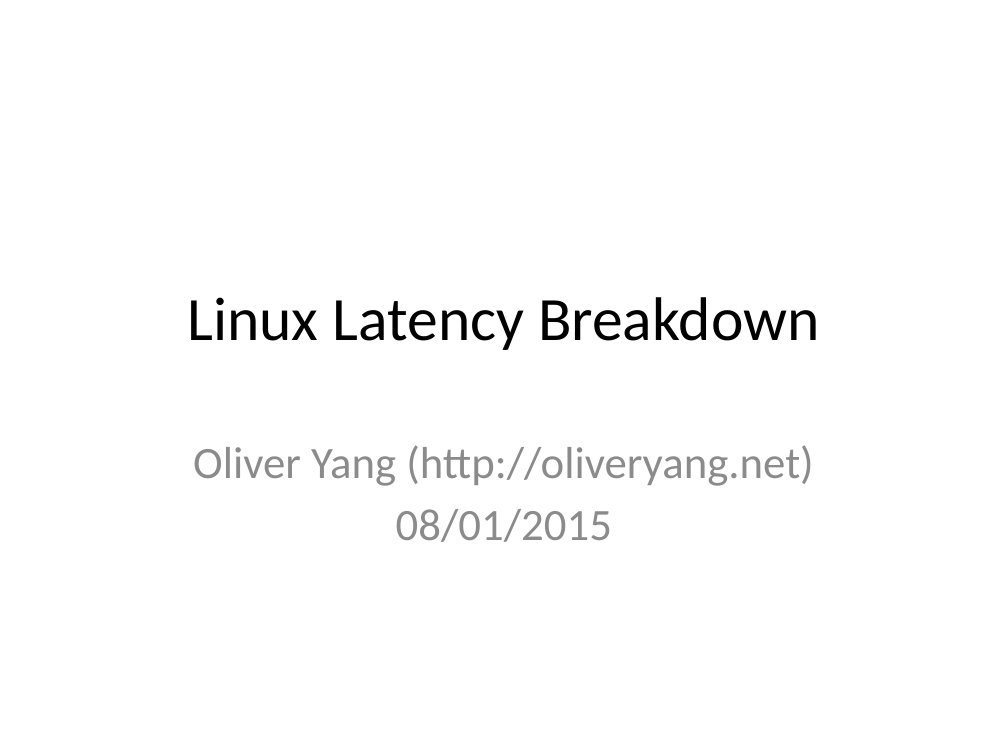
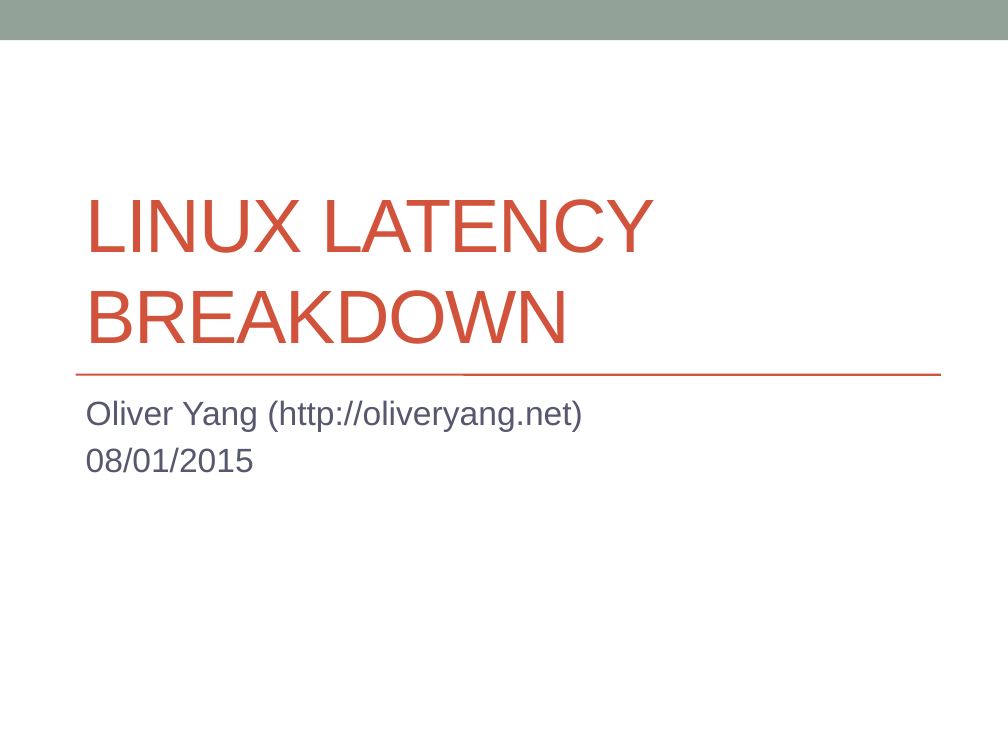
Before and after one commit to yangoliver/mydoc, a slide deck: slide 1 of slides/2016/linux_latency_breakdown.pptx. Drawn at 1008x756 pixels with LibreOffice and Linux fonts; fonts in the diff are those of the drawing. Boxes give left, top, right and bottom in pixels: in the first picture for what was removed or moved away, otherwise in the second. Text is boxed around its words. In the diff, an @@ line names an element or a change of style, - is before the commit and + after.

```diff
--- a/slides/2016/linux_latency_breakdown.pptx
+++ b/slides/2016/linux_latency_breakdown.pptx
@@ rectangle added at bbox=[0, 0, 1008, 40], fill #93A299 @@
@@ title "LINUX LATENCY BREAKDOWN" at bbox=[86, 199, 656, 344]: vertical alignment middle to bottom @@
@@ title at bbox=[86, 199, 656, 344]: text changed; size 44 to 54 pt; font Calibri to Arial; text colour #000000 to #D2533C @@
-Linux Latency Breakdown
+LINUX LATENCY BREAKDOWN
@@ subtitle "Oliver Yang (http://oliveryang.net)": place and size @@
-subtitle "Oliver Yang (http://oliveryang.net)" at bbox=[193, 445, 814, 542]
+subtitle "Oliver Yang (http://oliveryang.net)" at bbox=[86, 400, 582, 473]
@@ subtitle "Oliver Yang (http://oliveryang.net)" at bbox=[86, 400, 582, 473]: size 32 to 24 pt, font Calibri to Arial, text colour #8C8C8C to #57576E; alignment centre to left; less space between paragraphs @@
@@ line added from (76, 375) to (940, 375), #D2533C 1.5 pt @@
```
Also in this commit, not shown: 17 other slides changed, 1 slide added, 1 slide removed.
